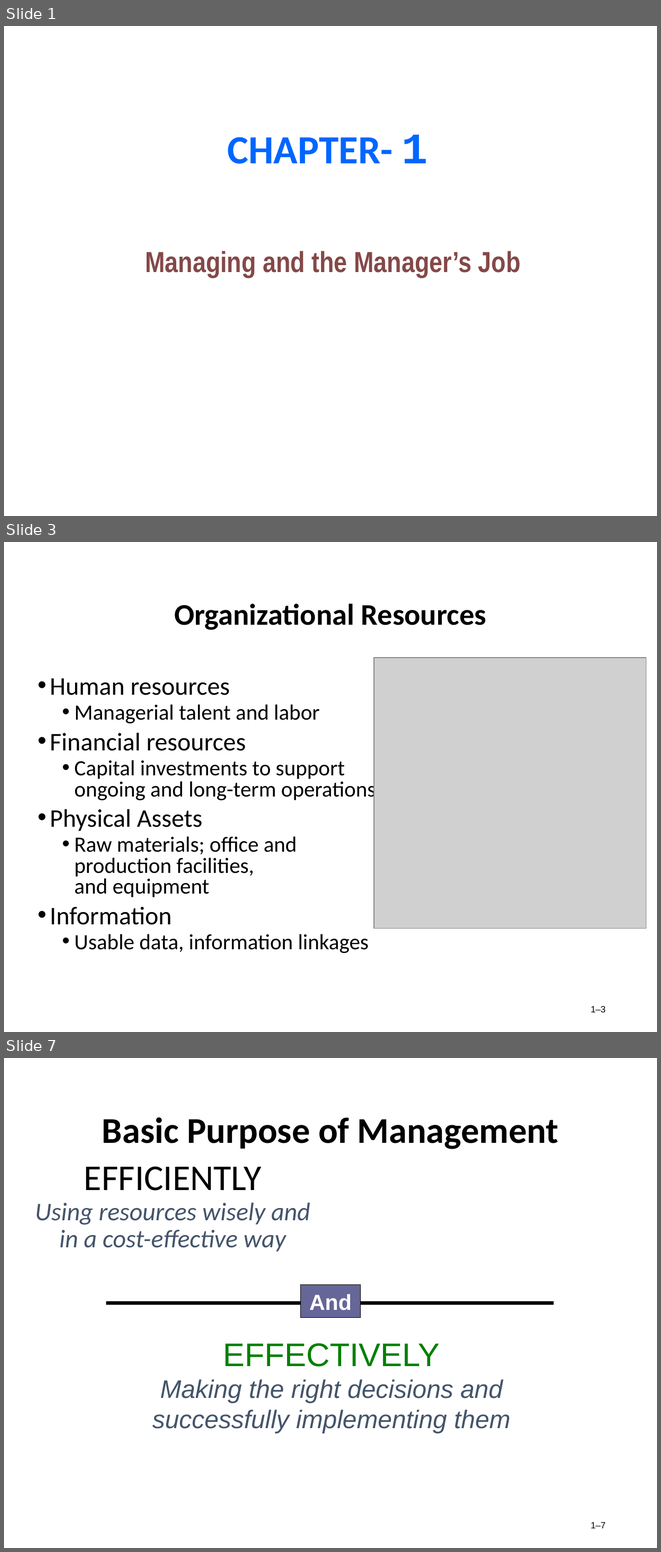
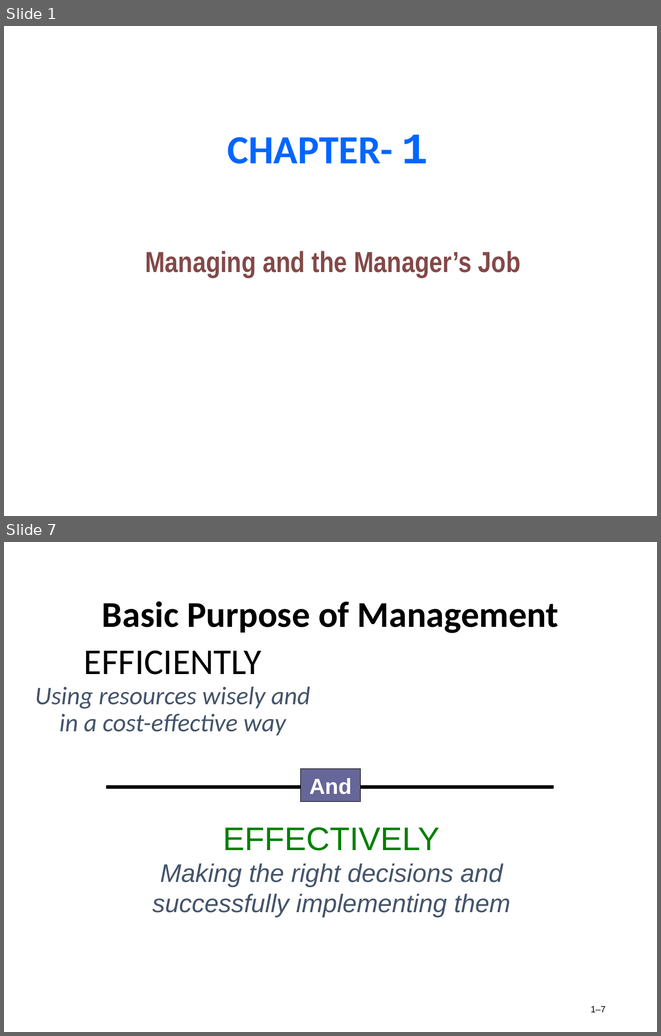
Before and after one commit to AbdullahRFA/3_2_ALL_Resources, a slide deck: Management & Accounting /Management/Chapter-1 (MGT).ppt. Shown one above the other, each under a label of ours: slides 1, 3 and 7 before the commit, slides 1 and 7 after it; the slides between them are not shown. The pictures are 661x1552 and 661x1036 pixels, drawn with LibreOffice and Linux fonts; fonts in the diff are those of the drawing; grey boxes stand for pictures. Boxes give left, top, right and bottom in pixels: in the first picture for what was removed or moved away, otherwise in the second. Text is boxed around its words. In the diff, an @@ line names an element or a change of style, - is before the commit and + after.

```diff
--- a/Management & Accounting /Management/Chapter-1 (MGT).ppt
+++ b/Management & Accounting /Management/Chapter-1 (MGT).ppt
@@ slide 3 removed at (x1=4, y1=542, x2=657, y2=1032), background #FFFFFF @@
@@ title removed at (x1=174, y1=603, x2=486, y2=630) @@
-Organizational Resources
@@ picture removed at (x1=374, y1=658, x2=646, y2=928) @@
@@ text removed at (x1=50, y1=678, x2=376, y2=953) @@
-• Human resources
-  • Managerial talent and labor
-• Financial resources
-  • Capital investments to support
-    ongoing and long-term operations
-• Physical Assets
-  • Raw materials; office and
-    production facilities,
-    and equipment
-• Information
-  • Usable data, information linkages
@@ page number removed at (x1=591, y1=1006, x2=606, y2=1012) @@
-1–3
```
Also in this commit, not shown: 15 slides changed, 2 slides added, 1 other slide removed, 5 other files.
